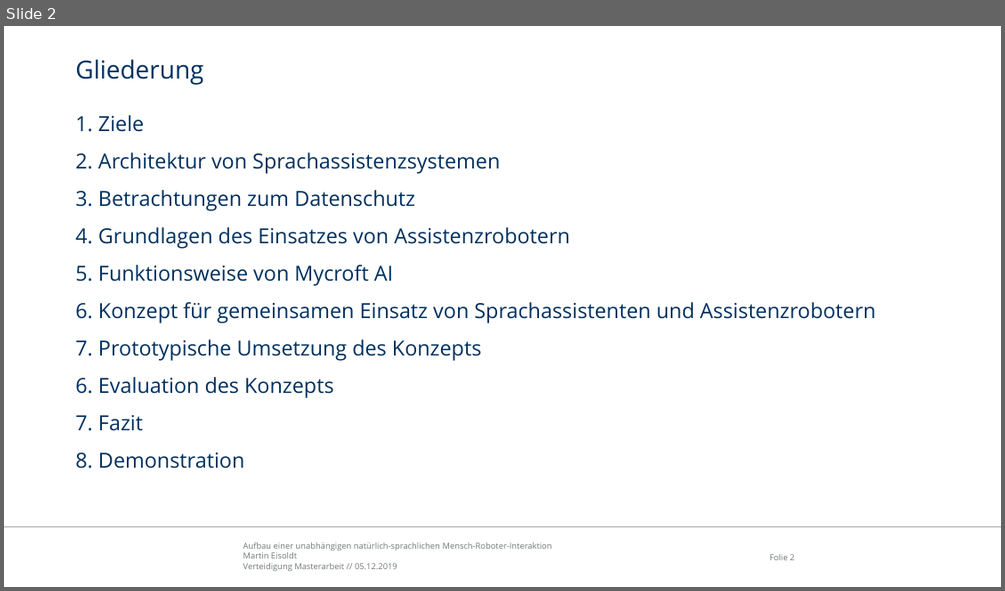
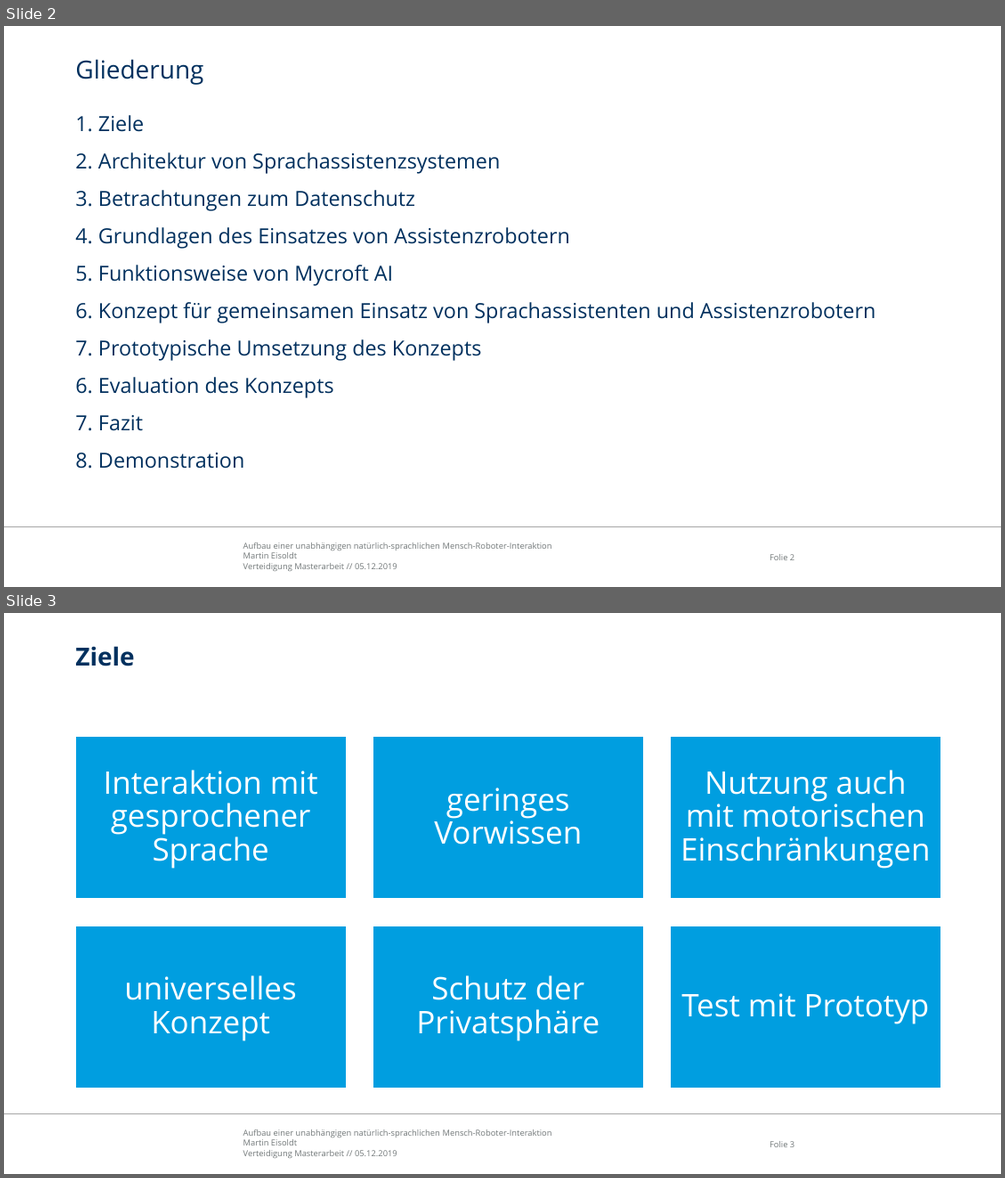
Before and after one commit to edegeyer/masterarbeit, a slide deck: verteidigung/verteidigung.pptx. Shown one above the other, each under a label of ours: slide 2 before the commit, slides 2 and 3 after it. The pictures are 1005x591 and 1005x1178 pixels, drawn with LibreOffice and Linux fonts; fonts in the diff are those of the drawing; background and template pictures are left out. Boxes give left, top, right and bottom in pixels: in the first picture for what was removed or moved away, otherwise in the second. Text is boxed around its words. In the diff, an @@ line names an element or a change of style, - is before the commit and + after.

```diff
--- a/verteidigung/verteidigung.pptx
+++ b/verteidigung/verteidigung.pptx
@@ slide 3 added at bbox=[4, 613, 1001, 1174], background #FFFFFF; not listed: 3 template elements that a slide beside it also shows @@
@@ title added at bbox=[75, 646, 134, 666], 24 pt, text #00305E, bold @@
+Ziele
@@ group added at bbox=[76, 737, 941, 1088]: 6 rectangles, 6 texts @@
+Interaktion mit gesprochener Sprache
+geringes Vorwissen
+Nutzung auch mit motorischen Einschränkungen
+universelles Konzept
+Schutz der Privatsphäre
+Test mit Prototyp
```
Also in this commit, not shown: 15 other slides added, 3 slides removed.
